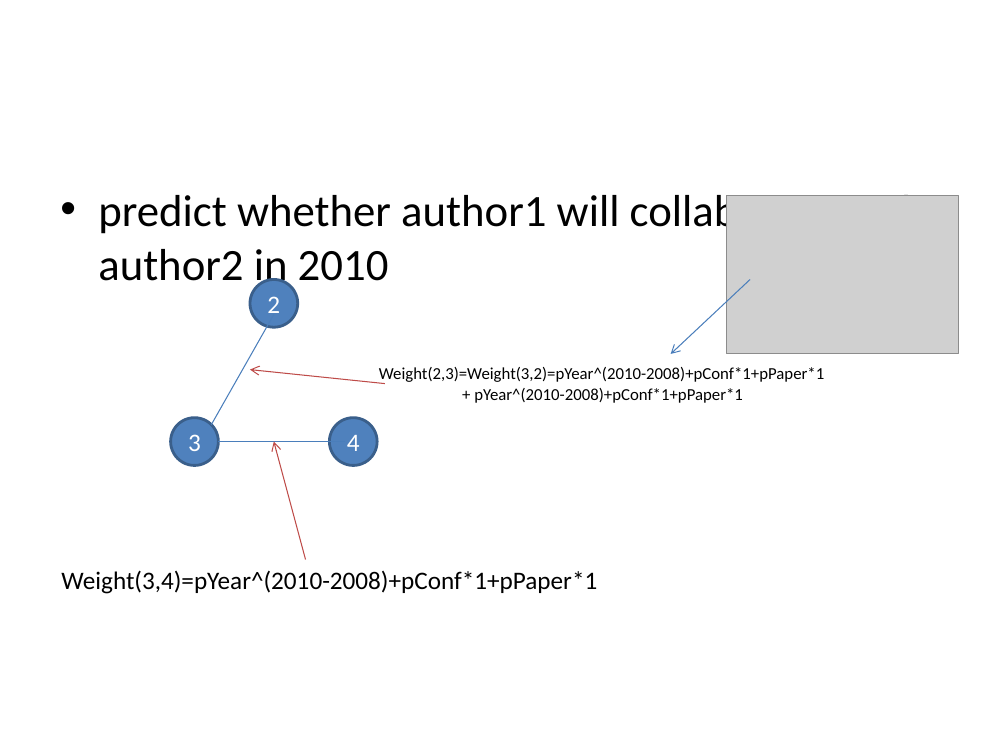
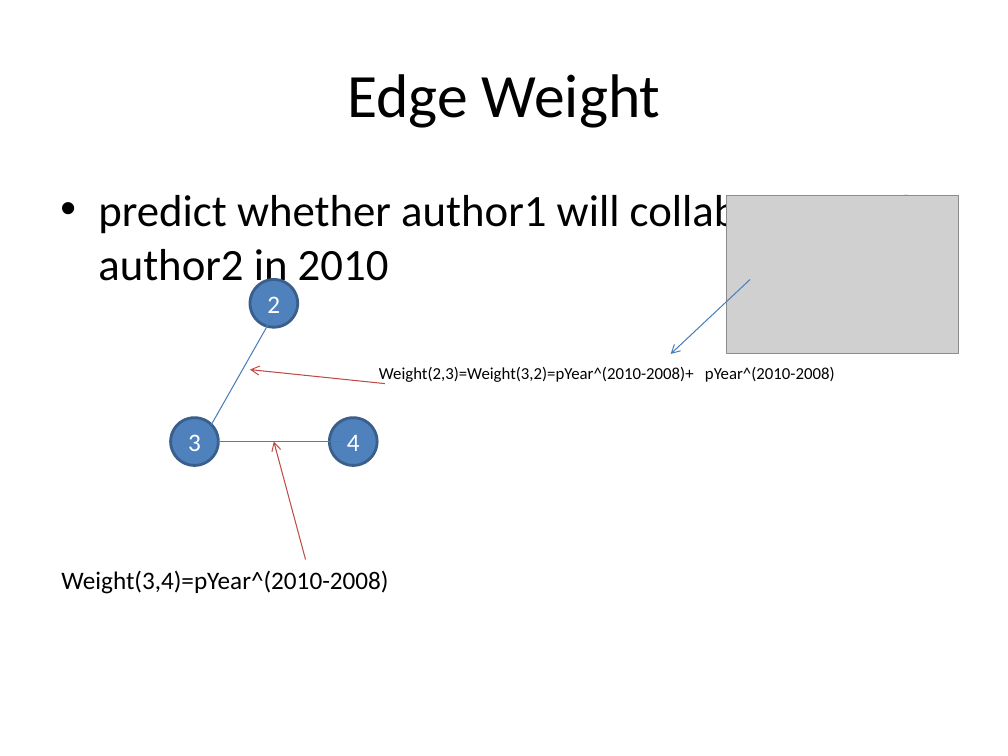
Before and after one commit to yftung7/2014_DM_Project, a slide deck: slide 5 of Project/Readme_v2.pptx (slide 2 before the commit). Drawn at 1008x756 pixels with LibreOffice and Linux fonts; fonts in the diff are those of the drawing; grey boxes stand for pictures. Boxes give left, top, right and bottom in pixels: in the first picture for what was removed or moved away, otherwise in the second. Text is boxed around its words. In the diff, an @@ line names an element or a change of style, - is before the commit and + after.

```diff
--- a/Project/Readme_v2.pptx
+++ b/Project/Readme_v2.pptx
@@ title added at (347,74,661,128), 44 pt, text #000000 @@
+Edge Weight
@@ text at (379,367,835,384): text changed @@
-Weight(2,3)=Weight(3,2)=pYear^(2010-2008)+pConf*1+pPaper*1
-+ pYear^(2010-2008)+pConf*1+pPaper*1
+Weight(2,3)=Weight(3,2)=pYear^(2010-2008)+ pYear^(2010-2008)
@@ text at (61,570,388,594): text changed @@
-Weight(3,4)=pYear^(2010-2008)+pConf*1+pPaper*1
+Weight(3,4)=pYear^(2010-2008)
```
Also in this commit, not shown: 2 other slides changed, 3 slides added.
